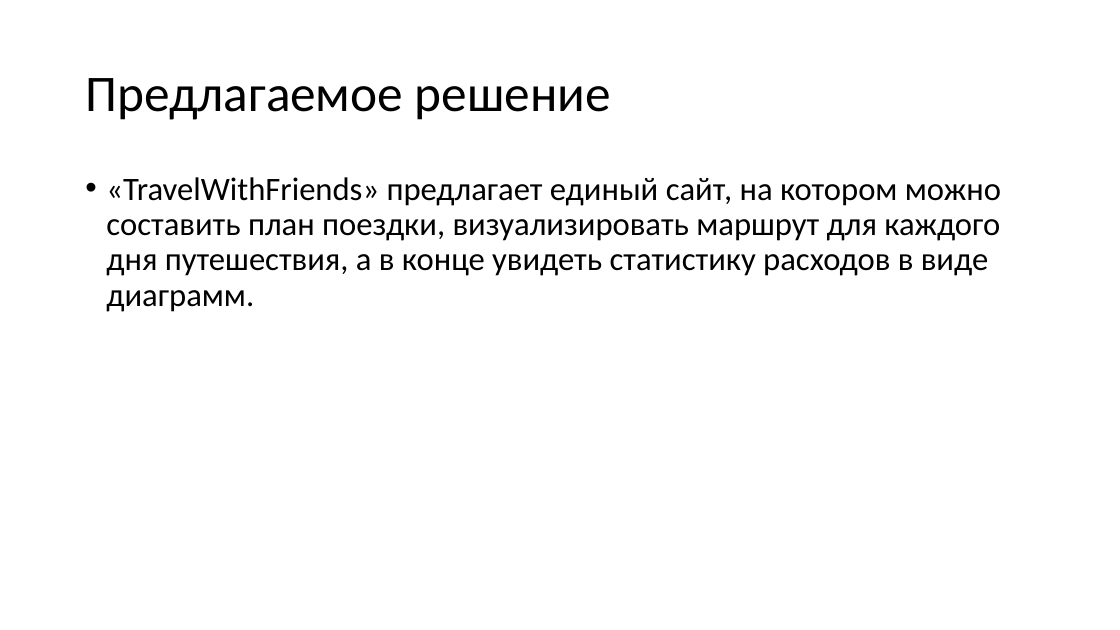
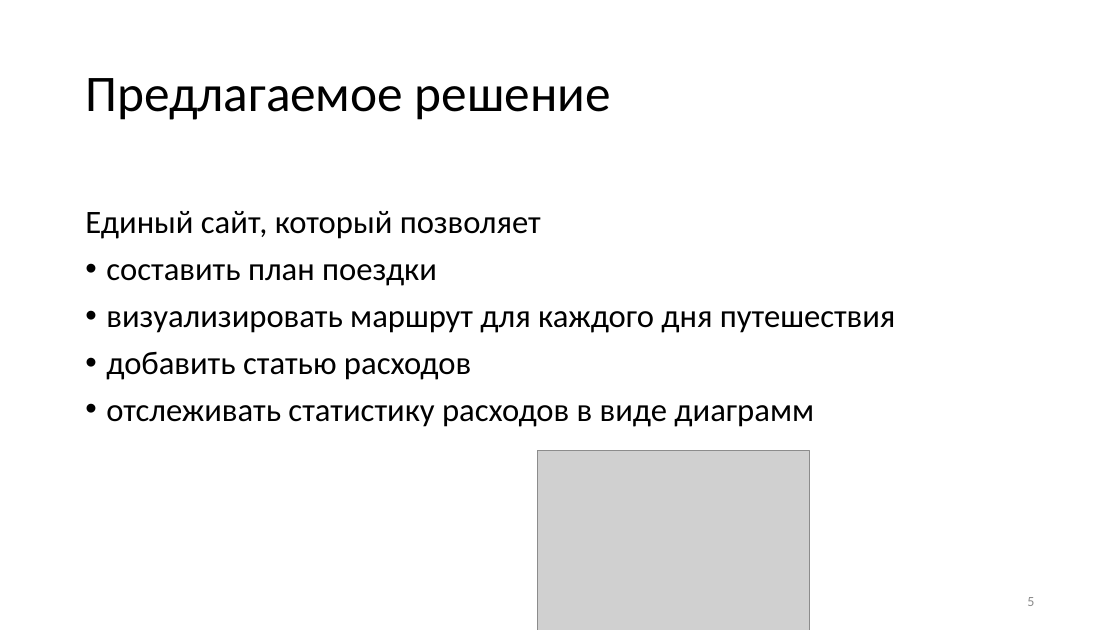
Before and after one commit to egoistique/TravelWithFriends, a slide deck: slide 5 of documentation/Презентация.pptx (slide 4 before the commit). Drawn at 1120x630 pixels with LibreOffice and Linux fonts; fonts in the diff are those of the drawing; grey boxes stand for pictures. Boxes give left, top, right and bottom in pixels: in the first picture for what was removed or moved away, otherwise in the second. Text is boxed around its words. In the diff, an @@ line names an element or a change of style, - is before the commit and + after.

```diff
--- a/documentation/Презентация.pptx
+++ b/documentation/Презентация.pptx
@@ text at [85,211,896,427]: text changed @@
-• «TravelWithFriends» предлагает единый сайт, на котором можно составить план поездки, визуализировать маршрут для каждого дня путешествия, а в конце увидеть статистику расходов в виде диаграмм.
+Единый сайт, который позволяет
+• составить план поездки
+• визуализировать маршрут для каждого дня путешествия
+• добавить статью расходов
+• отслеживать статистику расходов в виде диаграмм
@@ picture added at [538,450,810,630] @@
@@ page number added at [1027,597,1034,606], 12 pt, text #8C8C8C @@
+5
```
Also in this commit, not shown: 7 other slides changed, 4 slides added, 5 slides removed, 1 other file.
